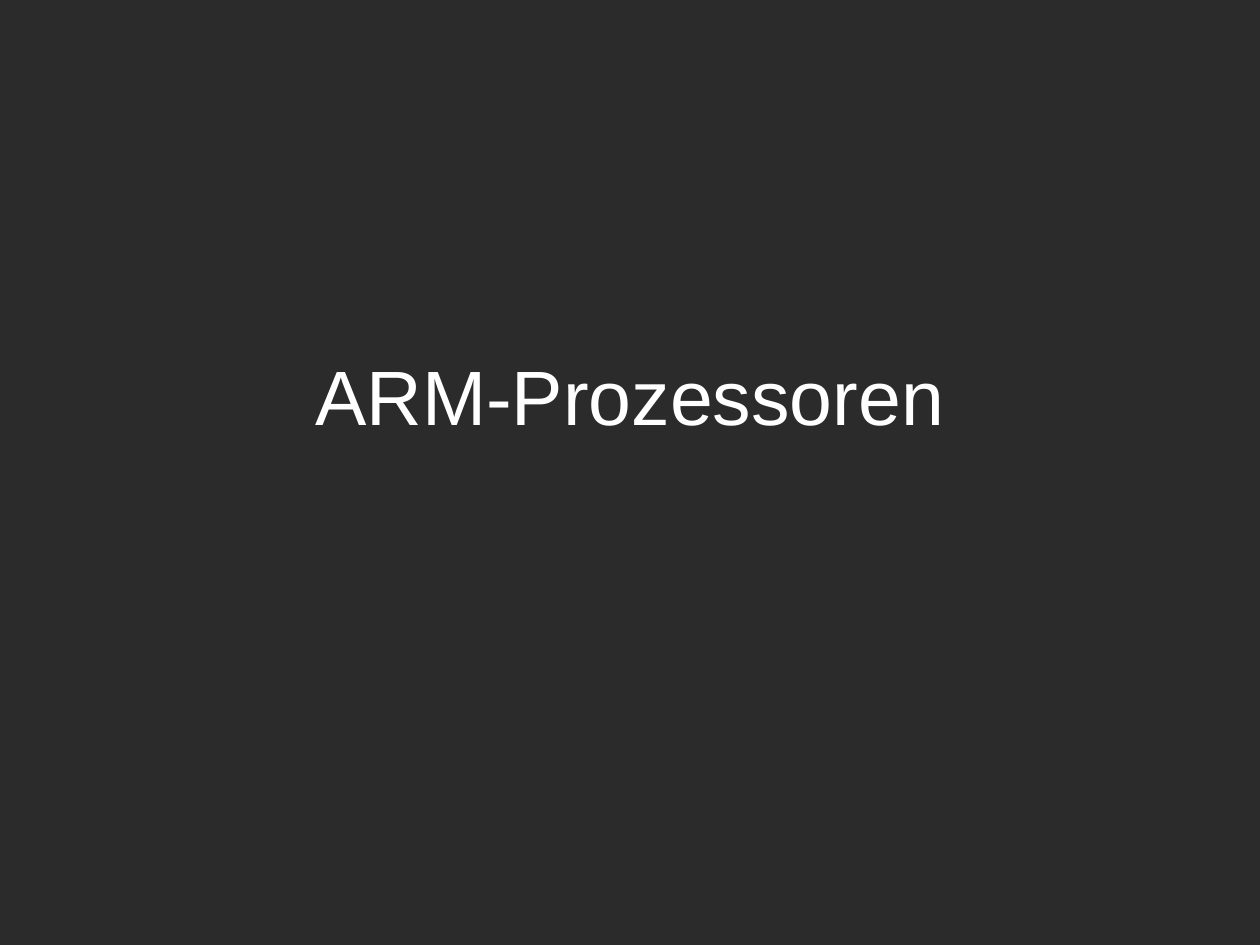
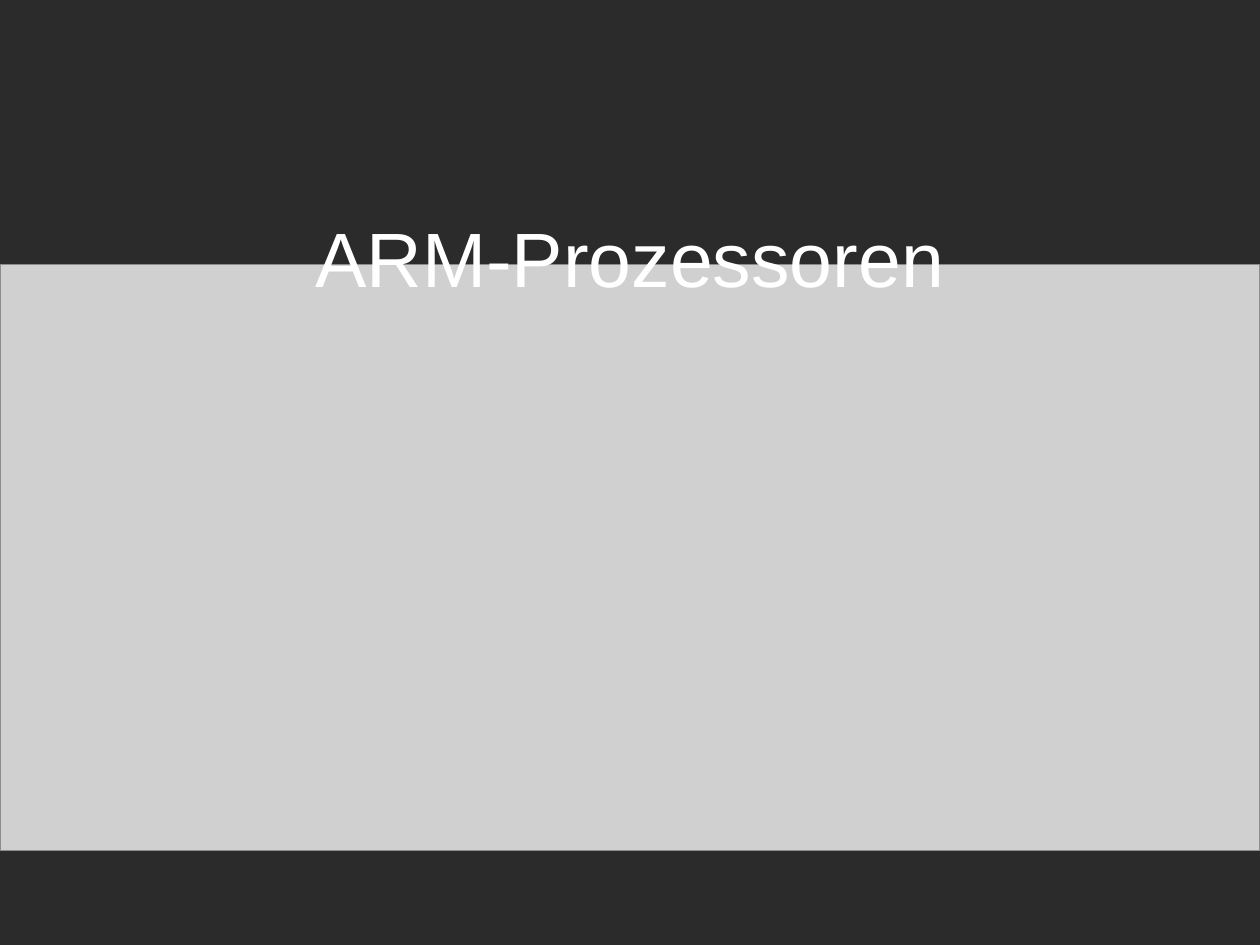
Before and after one commit to sewpalu/Compendia, a slide deck: slide 1 of doc/arm_presentation/ARM-Prozessoren.odp. Drawn at 1260x945 pixels with LibreOffice and Linux fonts; fonts in the diff are those of the drawing; grey boxes stand for pictures; background and template pictures are left out; a plain dark background stands for a picture behind light text. Boxes give left, top, right and bottom in pixels: in the first picture for what was removed or moved away, otherwise in the second. Text is boxed around its words. In the diff, an @@ line names an element or a change of style, - is before the commit and + after.

```diff
--- a/doc/arm_presentation/ARM-Prozessoren.odp
+++ b/doc/arm_presentation/ARM-Prozessoren.odp
@@ title "ARM-Prozessoren" rewrapped from (315, 372, 944, 426) to (315, 225, 944, 287) @@
@@ picture added at (0, 265, 1260, 852) @@
```
Also in this commit, not shown: 2 other slides changed, 1 other file.
